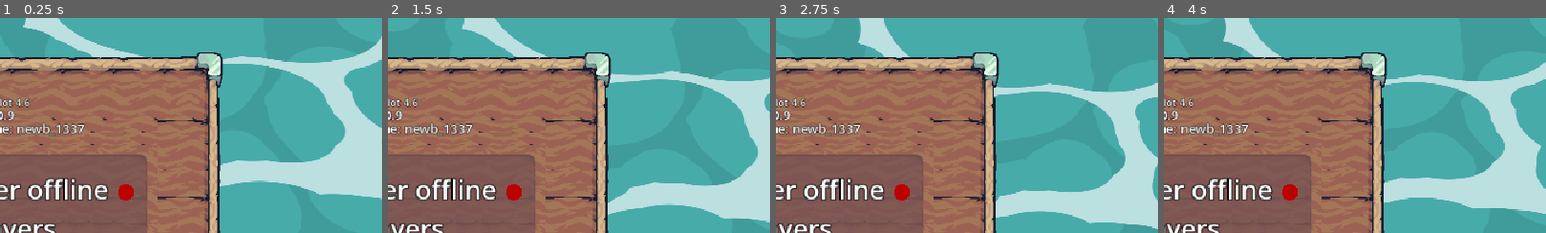
Above: before the commit, frames 1-4 (left to right).
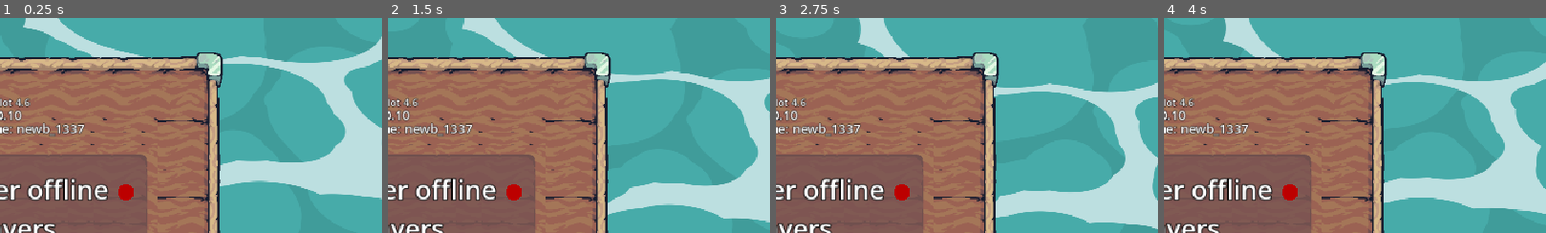
Above: after the commit, the same moments.

Repository: ohmyguigs/porta-do-infinito
Game: Godot game, scene res://scenes/main_menu/main_menu.tscn
Two runs of this game, one before a commit and one after it. Both use one fixed random seed, a clock stepped at 60 frames per second and the inputs below. The engine's default icon, where the game draws it, is replaced by a stand-in: a white triangle on a blue panel in a dark square.
Inputs:
- Up to frame 1 (0.25 s): no input
- Up to frame 2 (1.5 s): tap Enter at 0.5 s; hold D (move_right) 0.53-1.28 s; tap C at 0.6 s; hold S (move_down) from 1.28 s (still down); tap K at 1.35 s
- Up to frame 3 (2.75 s): release S (move_down) at 2.03 s; hold D (move_right) from 2.03 s (still down); tap C at 2.1 s
- Up to frame 4 (4 s): release D (move_right) at 2.78 s; hold W (move_up) 2.78-3.53 s; tap K at 2.85 s; hold A (move_left) from 3.53 s (still down); tap C at 3.6 s
The pictures show only the part of the screen within x 46-96%, y 0-50%; the shares and areas given below are measured in that part.

The runs differ from the first frame. In frame 1, 0.2% of the frame differs, in the area x 2-6%, y 42-48%; in frame 2, 0.2%; in frame 3, 0.2%; in frame 4, 0.2%.

Commit message:
v0.0.10 - fine tune interpolation strategy

Diff:
--- a/project.godot
+++ b/project.godot
@@ -11,7 +11,7 @@
 [application]
 
 config/name="Porta do infinito"
-config/version="v0.0.9"
+config/version="v0.0.10"
 run/main_scene="uid://dyseoawrycwro"
 config/features=PackedStringArray("4.6", "GL Compatibility")
 config/icon="res://icon.svg"
--- a/scenes/player_instance/player_local.gd
+++ b/scenes/player_instance/player_local.gd
@@ -17,8 +17,8 @@
 ) var guild = "red"
 @export_range(300, 420) var speed: int = 333
 
-const REMOTE_SYNC_INTERVAL_SEC := 0.2
-const MIN_SYNC_DISTANCE := 2.0
+const REMOTE_SYNC_INTERVAL_SEC := 1.0 / 12.0
+const MIN_SYNC_DISTANCE := 0.5
 
 var device_id: String = "default"
 var local_gamesave: GameData = null
--- a/scenes/player_instance/player_remote.gd
+++ b/scenes/player_instance/player_remote.gd
@@ -19,7 +19,7 @@
 
 var last_seen_unix_ms: float = 0.0
 
-const POSITION_LERP_SPEED := 10.0
+const POSITION_LERP_SPEED := 14.0
 
 var _target_global_position := Vector2.ZERO
 var _has_snapshot := false
Not shown, changed: docs/index.html
Not shown, changed: docs/index.pck
